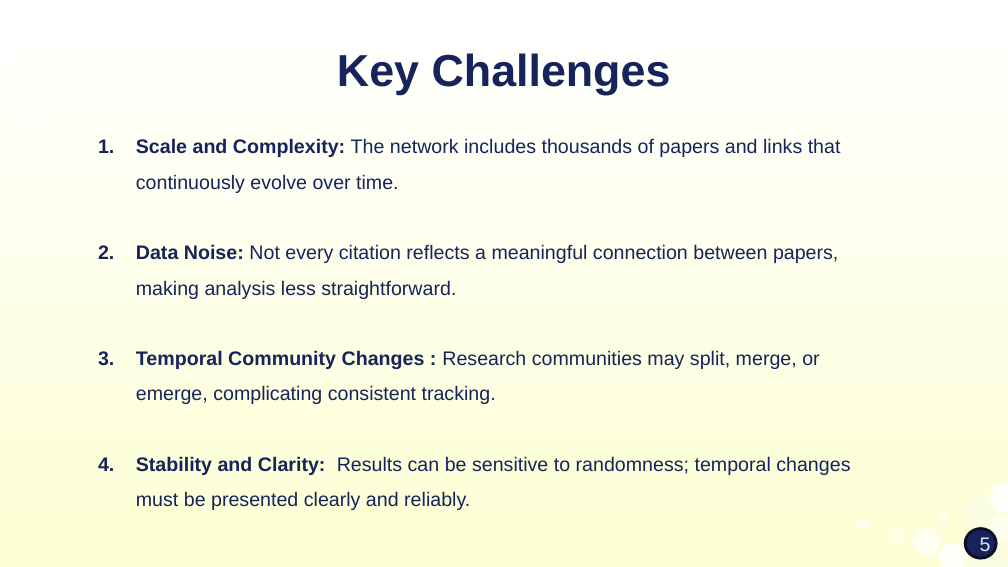
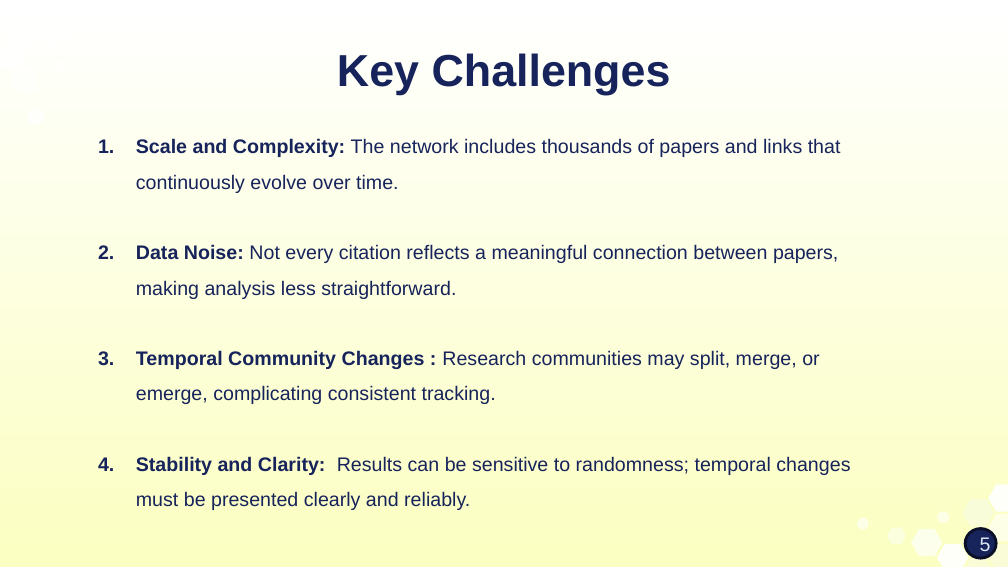
Before and after one commit to Yamit-Moreno/FinalProject_EvolvingKnowledgeInPublications, a slide deck: slide 5 of Capstone_Project_Phase_A_26-1-R-16.pptx. Drawn at 1008x567 pixels with LibreOffice and Linux fonts; fonts in the diff are those of the drawing; background and template pictures are left out. Boxes give left, top, right and bottom in pixels: in the first picture for what was removed or moved away, otherwise in the second. Text is boxed around its words. In the diff, an @@ line names an element or a change of style, - is before the commit and + after.

```diff
--- a/Capstone_Project_Phase_A_26-1-R-16.pptx
+++ b/Capstone_Project_Phase_A_26-1-R-16.pptx
@@ background gradient #FFFFFF to #FCFFD3 to gradient #FFFFFF to #FBFFC1 @@
```
Also in this commit, not shown: 17 other slides changed.
